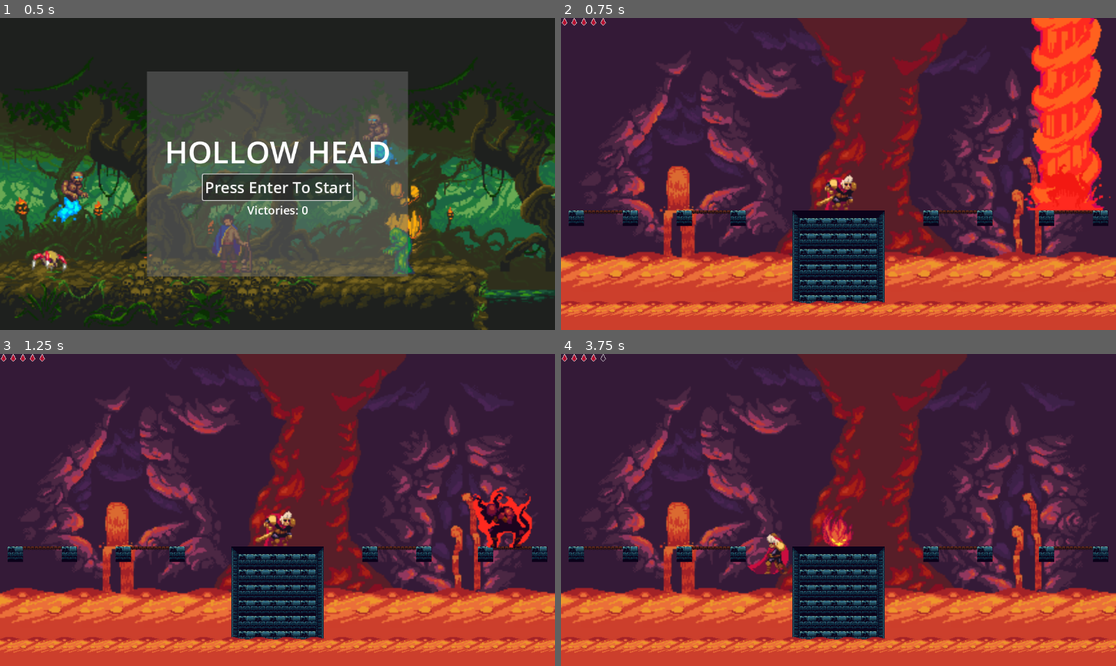
Above: before the commit, frames 1-4 (two rows, left to right).
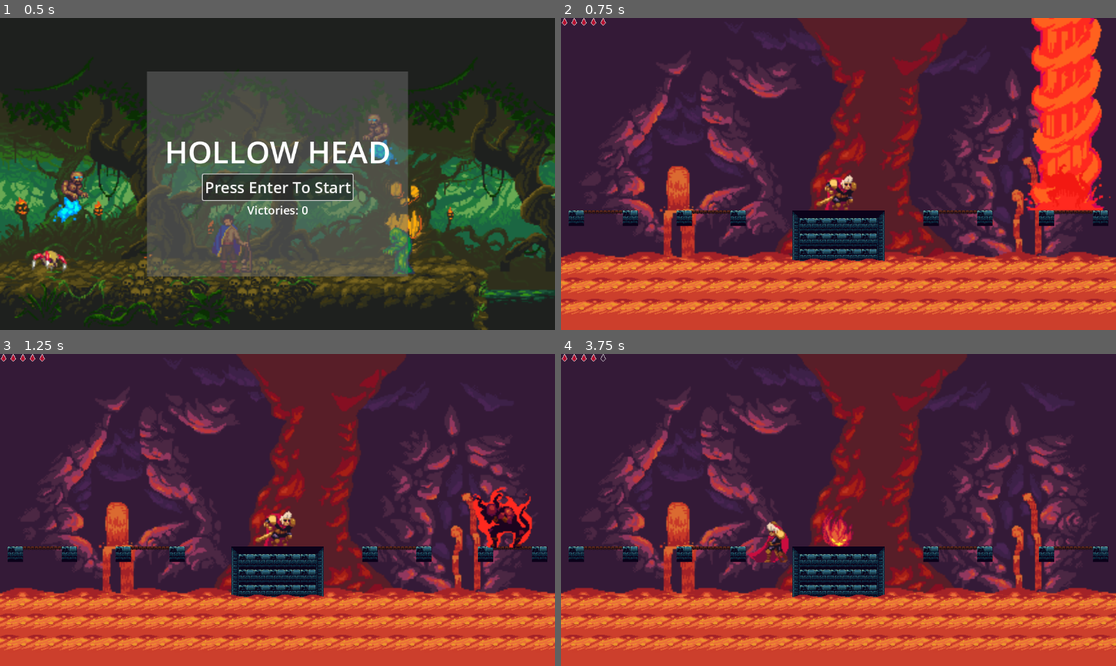
Above: after the commit, the same moments.

Repository: BenJenkyn/interactive-media-final-project
Game: Godot game, scene res://scenes/main.tscn
Same seed, same stepped clock (60 frames per second), same inputs: the game is played once before the commit and once after it.
Inputs:
- Up to frame 1 (0.5 s): no input
- Up to frame 2 (0.75 s): click "Press Enter To Start" at 0.5 s
- Up to frame 3 (1.25 s): no input
- Up to frame 4 (3.75 s): hold D (move_right) 1.28-2.78 s; tap Space (attack) at 1.35, 3.6 s; tap Up (jump) at 1.52, 2.27 s; tap Shift (dodge) at 2.1 s; hold A (move_left) 2.78-3.53 s; tap Q (throw) at 2.85 s; hold D (move_right) from 3.53 s (still down)

Frame 1 is identical in both runs. In frame 2, 11% of the frame differs, in the area x 0-100%, y 77-96%; in frame 3, 11%; in frame 4, 11%, in the area x 0-100%, y 53-96%.

Commit message:
adds lava flow

Diff:
--- a/hollow-head/scenes/levels/level3.tscn
+++ b/hollow-head/scenes/levels/level3.tscn
@@ -107,26 +107,59 @@
 [node name="CanvasLayer" type="CanvasLayer" parent="."]
 follow_viewport_enabled = true
 
-[node name="TextureRect" type="TextureRect" parent="CanvasLayer"]
+[node name="LavaFlowImage3" type="TextureRect" parent="CanvasLayer"]
 anchors_preset = 12
 anchor_top = 1.0
 anchor_right = 1.0
 anchor_bottom = 1.0
-offset_left = -60.0
-offset_top = -60.0
-offset_right = -60.0
+offset_left = -11.0
+offset_top = -140.0
+offset_right = -11.0
+offset_bottom = -80.0
+grow_horizontal = 2
+grow_vertical = 0
+scale = Vector2(1.2, 1.2)
+pivot_offset = Vector2(330, 40.833313)
+texture = ExtResource("8_8w0pe")
+stretch_mode = 1
+
+[node name="LavaFlowImage2" type="TextureRect" parent="CanvasLayer"]
+anchors_preset = 12
+anchor_top = 1.0
+anchor_right = 1.0
+anchor_bottom = 1.0
+offset_left = -72.0
+offset_top = -109.0
+offset_right = -72.0
+offset_bottom = -49.0
 grow_horizontal = 2
 grow_vertical = 0
 scale = Vector2(1.2, 1.2)
 texture = ExtResource("8_8w0pe")
 stretch_mode = 1
 
+[node name="LavaFlowImage" type="TextureRect" parent="CanvasLayer"]
+anchors_preset = 12
+anchor_top = 1.0
+anchor_right = 1.0
+anchor_bottom = 1.0
+offset_left = -2.0
+offset_top = -57.0
+offset_right = -2.0
+offset_bottom = 3.0
+grow_horizontal = 2
+grow_vertical = 0
+scale = Vector2(1.2, 1.2)
+pivot_offset = Vector2(330, 40.833313)
+texture = ExtResource("8_8w0pe")
+stretch_mode = 1
+
 [node name="LavaArea2d" type="Area2D" parent="CanvasLayer"]
-position = Vector2(-51, 601)
+position = Vector2(35, -120)
 collision_mask = 32
 
 [node name="CollisionShape2D" type="CollisionShape2D" parent="CanvasLayer/LavaArea2d"]
-position = Vector2(681.5, 23.5)
+position = Vector2(588, 690)
 shape = SubResource("RectangleShape2D_8w0pe")
 
 [connection signal="area_exited" from="CanvasLayer/LavaArea2d" to="Player" method="_on_lava_area_2d_area_exited"]
--- a/hollow-head/scenes/levels/level_3.gd
+++ b/hollow-head/scenes/levels/level_3.gd
@@ -1,15 +1,35 @@
 extends Node2D
 
 @export var spawn_effect_scene: PackedScene
+@export var lava_flow_speed: float = 1.4
+@export var lava_flow_distance: float = 18.0
 
 @onready var beast = $Beast
 @onready var player = $Player
 @onready var respawn_point = $TeleportPoints/Point3
+@onready var lava_flow_image: TextureRect = $CanvasLayer/LavaFlowImage
+@onready var lava_flow_image_2: TextureRect = $CanvasLayer/LavaFlowImage2
+@onready var lava_flow_image_3: TextureRect = $CanvasLayer/LavaFlowImage3
+
+var lava_flow_time: float = 0.0
+var lava_flow_base_x: float = 0.0
+var lava_flow_2_base_x: float = 0.0
+var lava_flow_3_base_x: float = 0.0
 
 func _ready() -> void:
 	player.set_respawn_point(respawn_point)
+	lava_flow_base_x = lava_flow_image.position.x
+	lava_flow_2_base_x = lava_flow_image_2.position.x
+	lava_flow_3_base_x = lava_flow_image_3.position.x
+
 	beast.visible = false
 	spawn_beast_effect()
+
+func _process(delta: float) -> void:
+	lava_flow_time += delta
+	lava_flow_image.position.x = lava_flow_base_x + sin((lava_flow_time * lava_flow_speed)/2) * lava_flow_distance
+	lava_flow_image_2.position.x = lava_flow_2_base_x + cos(lava_flow_time * lava_flow_speed) * lava_flow_distance
+	lava_flow_image_3.position.x = lava_flow_3_base_x + sin(lava_flow_time * lava_flow_speed) * lava_flow_distance
 
 func spawn_beast_effect() -> void:
 	if spawn_effect_scene == null:
